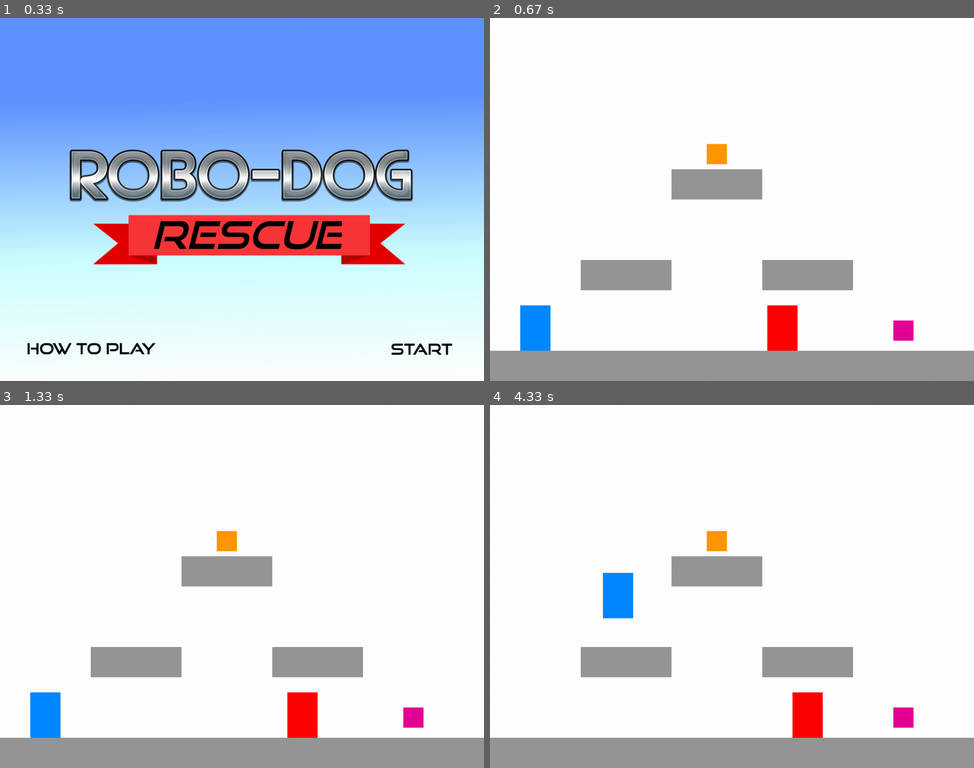
Above: before the commit, frames 1-4 (two rows, left to right).
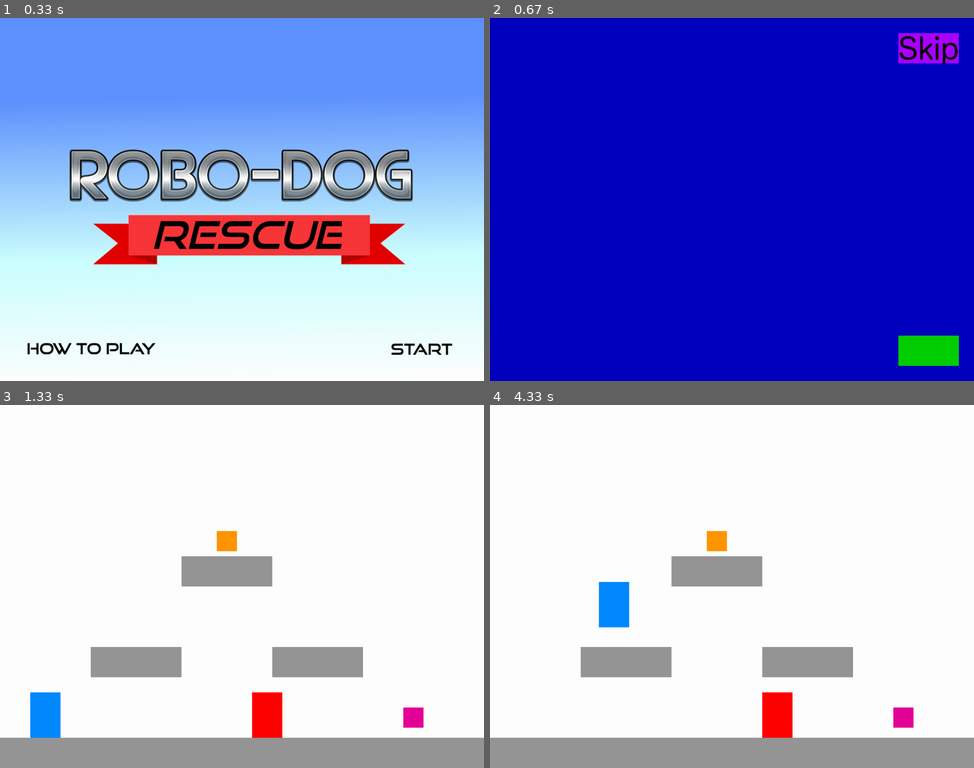
Above: after the commit, the same moments.

Repository: samMunoz414/Robo-Dog-Rescue
Game: pygame game, started from Robo-Dog-Rescue.py
The game is run twice, just before and just after one commit, with the same random seed, the same clock (stepped at 60 frames per second) and the same inputs.
Inputs (mouse positions are in pixels of both pictures, inside the frame that each line leads up to):
- Up to frame 1 (0.33 s): no input
- Up to frame 2 (0.67 s): click (581, 348) at 0.38 s
- Up to frame 3 (1.33 s): press the mouse at (440, 738) at 0.87 s; move the mouse to (425, 684) at 0.97 s; release the mouse at (411, 630) at 1.1 s; click (440, 434) at 1.22 s
- Up to frame 4 (4.33 s): hold W 1.67-2.13 s; hold Right 1.67-2.13 s; move the mouse to (635, 528) at 1.7 s; tap A at 2.17 s; hold Right 2.5-2.97 s; hold Up 3-3.3 s; hold Right 3.33-3.8 s; hold Left from 3.83 s (still down)

Frame 1 is identical in both runs. In frame 2, 100% of the frame differs, in the area x 0-100%, y 0-100%; in frame 3, 1.6%; in frame 4, 2.1%.

Commit message:
Updated 1/16/2020

Diff:
--- a/Buttons.py
+++ b/Buttons.py
@@ -8,8 +8,9 @@
 # class that creates buttons
 class Button:
 	# buttons with no images
-	def __init__(self, posx, posy, width, height):
+	def __init__(self, posx, posy, width, height, state):
 		self.rect = pygame.Rect((posx, posy), (width, height))
+		self.state = state
 
 	# # buttons with images
 	# def __init__(self, image, posx, posy):
--- a/Robo-Dog-Rescue.py
+++ b/Robo-Dog-Rescue.py
@@ -13,6 +13,9 @@
 # Initialize pygame
 pygame.init()
 
+# Initialize pygame mixer
+pygame.mixer.init()
+
 # Initialize fonts
 try:
 	pygame.font.init()
@@ -20,6 +23,8 @@
 	print ("Fonts Unavailable")
 	sys.exit()
 
+########################### METHODS FOR GAME LOOP ###########################
+
 # Game loop for start screen
 def start():
     print('On start screen')
@@ -28,11 +33,12 @@
 
     # Buttons on the start screen
     buttons = []
-    howtoplaybutton = Button(50, 640, 260, 30)
+    howtoplaybutton = Button(50, 640, 260, 30, 'PROLOGUE')
     buttons.append(howtoplaybutton)
 
     # Music for start screen
     pygame.mixer.music.load('maintitletheme.mp3')
+    pygame.mixer.music.set_volume(0.5)
     pygame.mixer.music.play(-1) # Infinite loop
 
     while 1:
@@ -44,10 +50,7 @@
                 for button in buttons:
                     if button.isClicked(mousePosition):
                         pygame.mixer.music.stop()
-                        # selectsound = pygame.mixer.Sound('optionselect2.wav')
-                        # selectsound.play()
-                        state = 'TUTORIAL'
-                        return state
+                        return button.state
         screen.blit(background, backgroundbox)
         clock.tick(30)
         pygame.display.flip()
@@ -58,9 +61,8 @@
     background = pygame.image.load("background.png").convert_alpha()
     backgroundbox = background.get_rect()
 
-    # Music for tutorial level
+    # # Music for tutorial level
     pygame.mixer.music.load('song1.mp3')
-    pygame.mixer.music.play(-1)
 
     # create a level object
     level = Level()
@@ -122,10 +124,51 @@
         clock.tick(30)
         pygame.display.flip()
 
+def prologue():
+    print('Prologue Screen')
+
+    # Backgrounds for prologue
+    backgrounds = [] # Put the backgrounds in a list
+    for i in range(5):
+        backgrounds.append('blue_background'+ str(i+1) + '.png')
+    background = pygame.image.load(backgrounds[0]).convert_alpha()
+    backgroundbox = background.get_rect()
+
+    # Next image and button
+    nextimage = pygame.image.load('green_button.png')
+    nextbutton = Button(810, 630, 120, 60, 'TUTORIAL')
+
+    # Skip image and button
+    skipimage = pygame.image.load('skip_button.png')
+    skipbutton = Button(810, 30, 120, 60, 'TUTORIAL')
+
+    j = 1
+    while 1:
+        for event in pygame.event.get():
+            if event.type == pygame.QUIT:
+                sys.exit()
+            if event.type == pygame.MOUSEBUTTONUP:
+                mousePosition = pygame.mouse.get_pos()
+                if nextbutton.isClicked(mousePosition):
+                    if j<5:
+                        background = pygame.image.load(backgrounds[j]).convert_alpha()
+                        j += 1
+                    else:
+                        return nextbutton.state
+                if skipbutton.isClicked(mousePosition):
+                    return skipbutton.state
+        screen.blit(background, backgroundbox)
+        screen.blit(nextimage, (810, 630))
+        screen.blit(skipimage, (810, 30))
+        clock.tick(30)
+        pygame.display.flip()
+
+
 #################### Create Content #######################
 
 # Fields needed for running program
 running = True
+# state = 'START'
 state = 'START'
 
 # Create a screen (width, height)
@@ -139,18 +182,22 @@
 
 while running:
     print(state)
-    if state == 'LEVELONE':
-        pass
     if state == 'START':
-        print('In the start state')
+        print('In start screen')
         state = start()
     if state == 'END':
         pass
     if state == 'TUTORIAL':
+        print('In tutorial')
         tutorial()
     if state == 'PROLOGUE':
-        pass
+        print("In prologue")
+        state = prologue()
+    if state == 'PROLOGUE2':
+        print("In prologue")
     if state == 'WIN':
         pass
     if state == 'LOSE':
         pass
+    if state == 'LEVELONE':
+        pass
Binary file added: blue_background1.png
Binary file added: blue_background2.png
Binary file added: blue_background3.png
Binary file added: blue_background4.png
Binary file added: blue_background5.png
Binary file added: green_button.png
Binary file added: skip_button.png
Not shown, added: optionselect2.mp3
